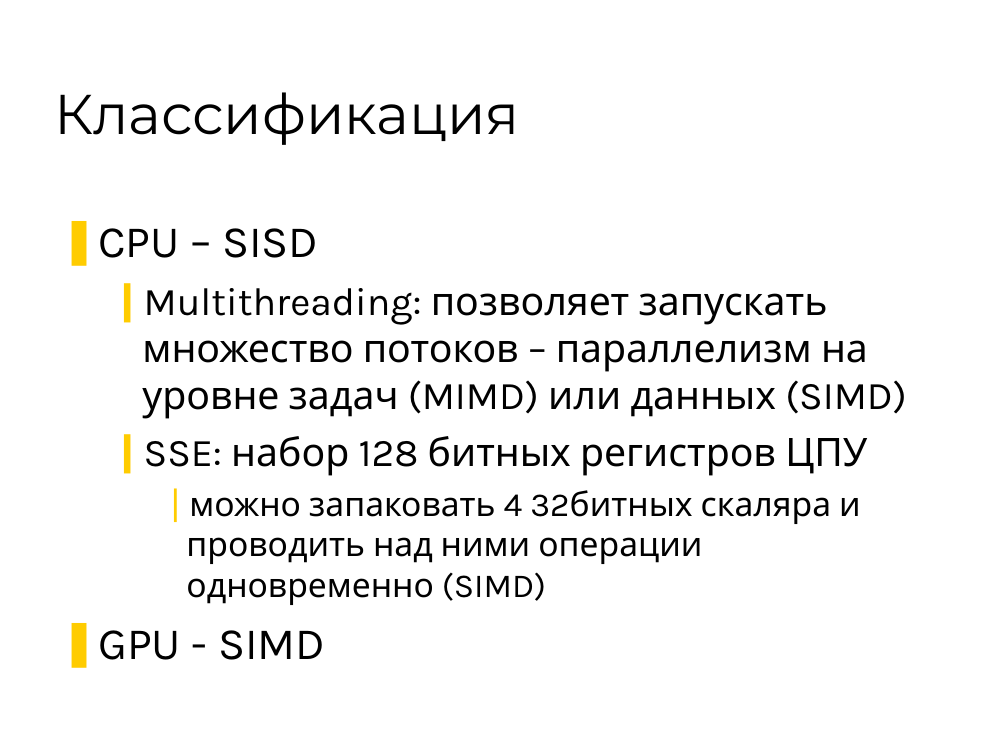
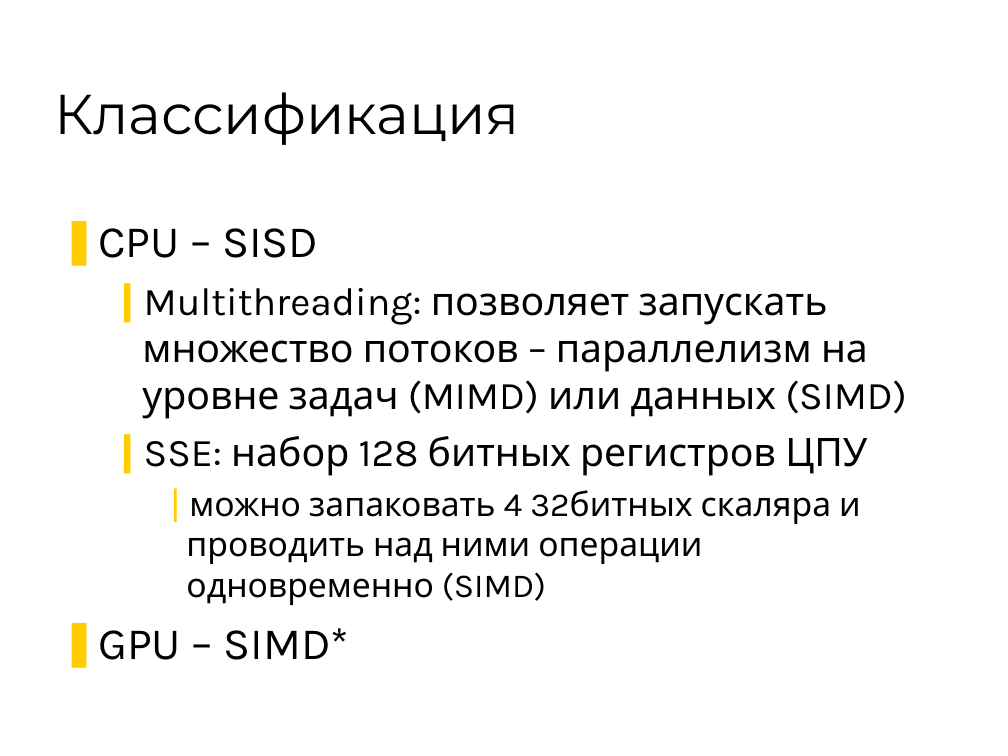
Before and after one commit to 7633/msu-cuda-course, a slide deck: slide 15 of Lectures/L1 24022009/Lection-1.ppt. Drawn at 1008x756 pixels with LibreOffice and Linux fonts; fonts in the diff are those of the drawing; background and template pictures are left out. Boxes give left, top, right and bottom in pixels: in the first picture for what was removed or moved away, otherwise in the second. Text is boxed around its words. In the diff, an @@ line names an element or a change of style, - is before the commit and + after.

Commit message:
[~] edit: some changes in GPU pp model

```diff
--- a/Lectures/L1 24022009/Lection-1.ppt
+++ b/Lectures/L1 24022009/Lection-1.ppt
@@ text at bbox=[98, 628, 350, 660]: text changed @@
-❚ GPU - SIMD
+❚ GPU – SIMD*
```
